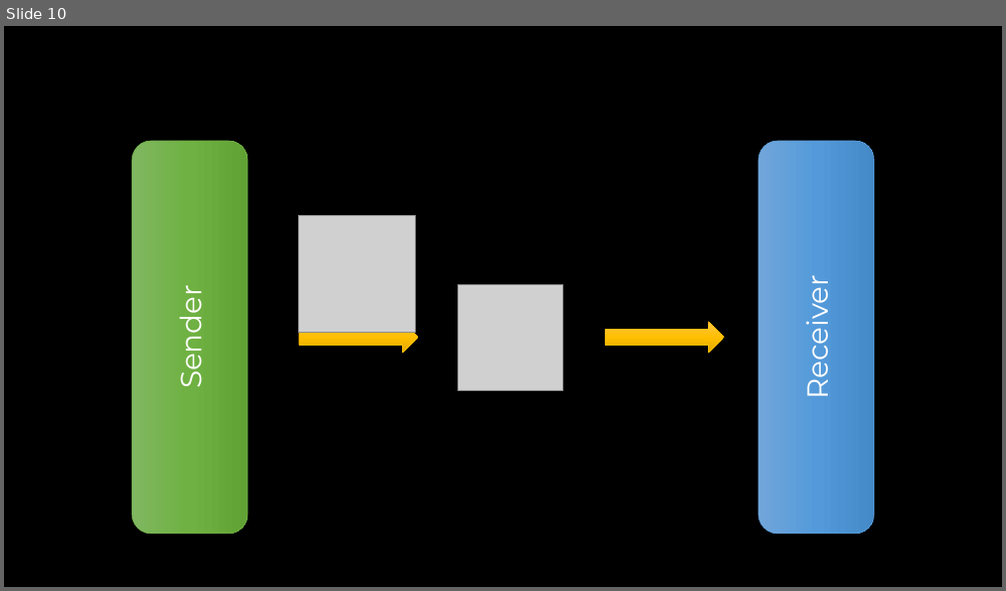
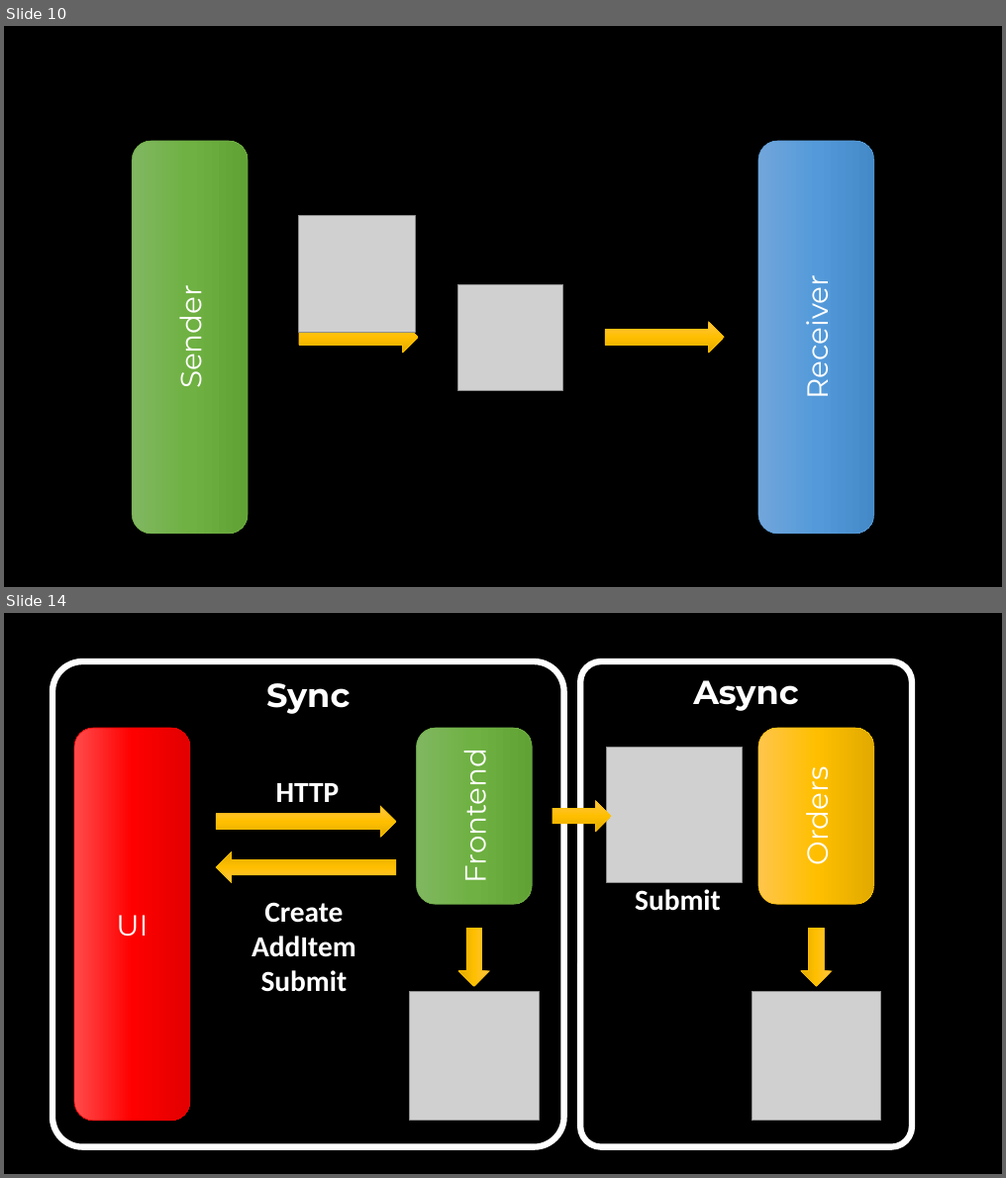
Before and after one commit to exactly-once/workshop, a slide deck: Lectures/images.pptx. Shown one above the other, each under a label of ours: slide 10 before the commit, slides 10 and 14 after it; the slides between them are not shown. The pictures are 1006x591 and 1006x1178 pixels, drawn with LibreOffice and Linux fonts; fonts in the diff are those of the drawing; grey boxes stand for pictures. Boxes give left, top, right and bottom in pixels: in the first picture for what was removed or moved away, otherwise in the second. Text is boxed around its words. In the diff, an @@ line names an element or a change of style, - is before the commit and + after.

Commit message:
Sync-async lecture

```diff
--- a/Lectures/images.pptx
+++ b/Lectures/images.pptx
@@ slide 14 added at bbox=[4, 613, 1002, 1174], background #000000 @@
@@ rounded rectangle added at bbox=[53, 662, 564, 1148], outline #FFFFFF 6 pt, 32 pt, text #FFFFFF, bold @@
+Sync
@@ rounded rectangle added at bbox=[580, 662, 912, 1148], outline #FFFFFF 6 pt, 32 pt, text #FFFFFF, bold @@
+Async
@@ rounded rectangle added at bbox=[74, 728, 190, 1121], fill gradient #FF4B4B to #FF0000 to #E30000, outline #FF0000 0.5 pt, 28 pt, text #FFFFFF @@
+UI
@@ rounded rectangle added at bbox=[416, 728, 532, 905], fill gradient #81B861 to #6FB242 to #62A336, outline #70AD47 0.5 pt, 28 pt, text #FFFFFF @@
+Frontend
@@ rounded rectangle added at bbox=[758, 728, 874, 905], fill gradient #FFC64B to #FFC000 to #E3AB00, outline #FFC000 0.5 pt, 28 pt, text #FFFFFF @@
+Orders
@@ picture added at bbox=[607, 747, 743, 882] @@
@@ text added at bbox=[276, 783, 340, 802], 28 pt, text #FFFFFF, bold @@
+HTTP
@@ right arrow added at bbox=[216, 806, 395, 837], fill gradient #FFC64B to #FFC000 to #E3AB00, outline #FFC000 0.5 pt @@
@@ right arrow added at bbox=[552, 801, 611, 832], fill gradient #FFC64B to #FFC000 to #E3AB00, outline #FFC000 0.5 pt @@
@@ right arrow added at bbox=[216, 853, 395, 883], fill gradient #FFC64B to #FFC000 to #E3AB00, outline #FFC000 0.5 pt @@
@@ text added at bbox=[252, 902, 356, 992], 28 pt, text #FFFFFF, bold @@
+Create
+AddItem
+Submit
@@ text added at bbox=[635, 889, 721, 911], 28 pt, text #FFFFFF, bold @@
+Submit
@@ right arrow added at bbox=[458, 929, 489, 987], fill gradient #FFC64B to #FFC000 to #E3AB00, outline #FFC000 0.5 pt @@
@@ right arrow added at bbox=[801, 929, 832, 987], fill gradient #FFC64B to #FFC000 to #E3AB00, outline #FFC000 0.5 pt @@
@@ picture added at bbox=[410, 992, 539, 1121] @@
@@ picture added at bbox=[751, 992, 880, 1121] @@
```
Also in this commit, not shown: 3 other slides added, 4 other files.
